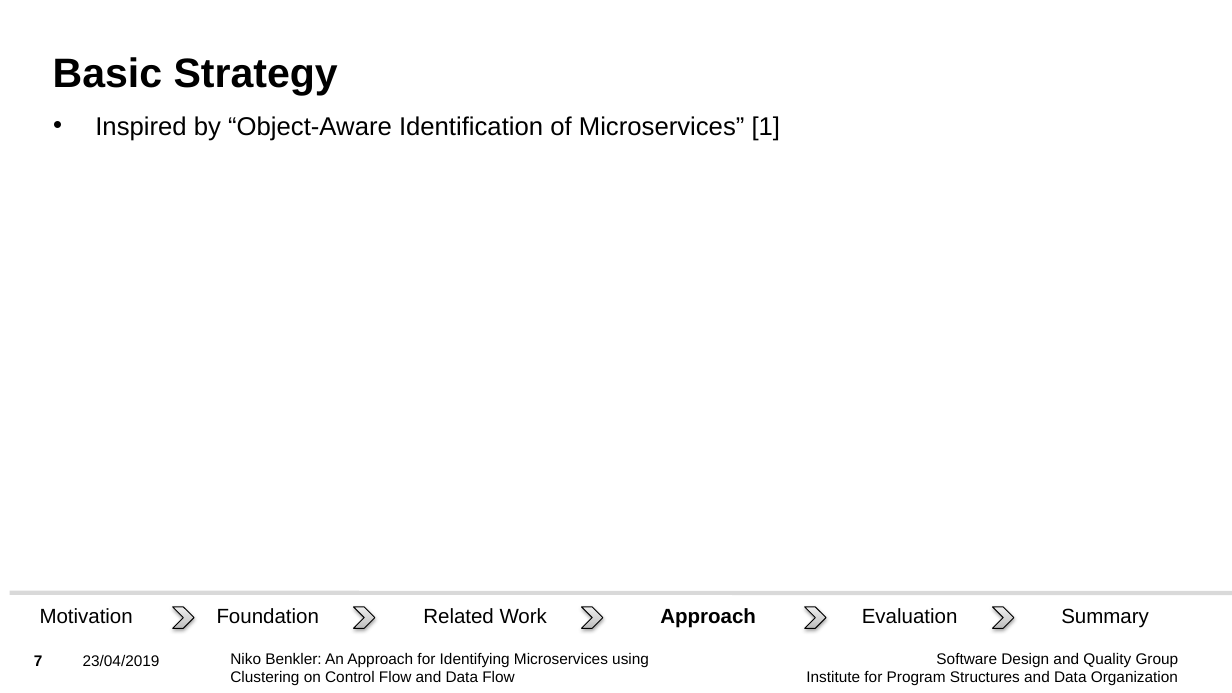
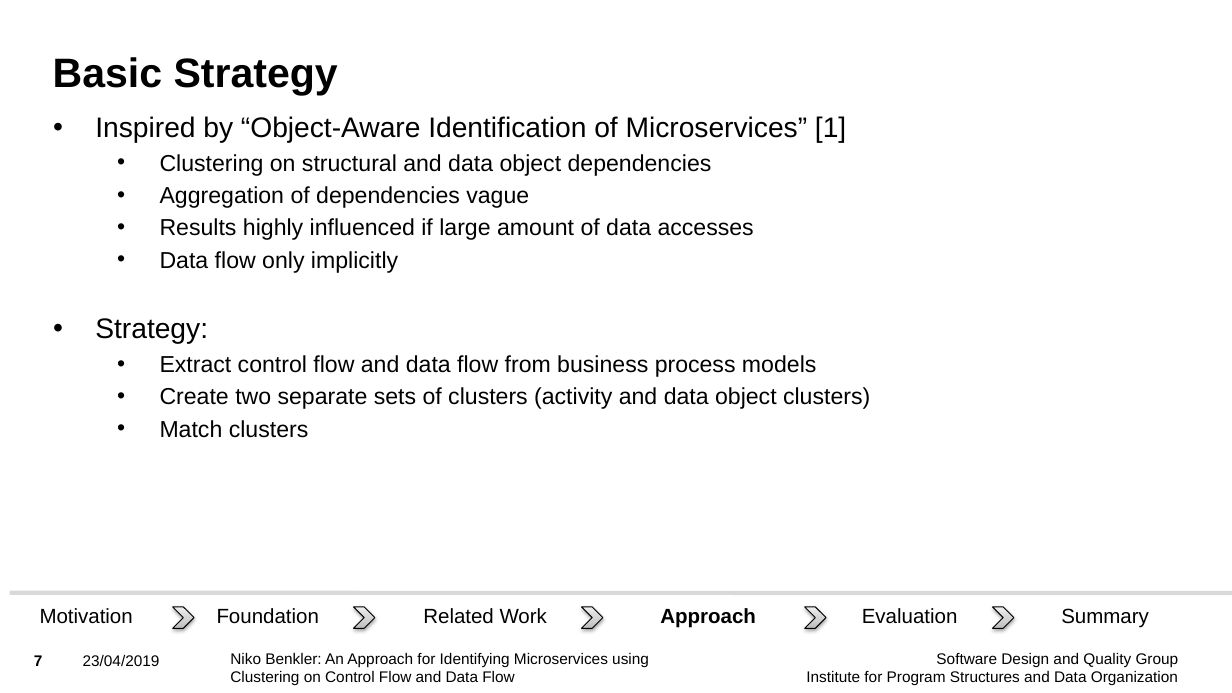
Before and after one commit to Benkler/BA, a slide deck: slide 7 of Vortrag/BA_Niko_Benkler_Presentation.pptx. Drawn at 1232x693 pixels with LibreOffice and Linux fonts; fonts in the diff are those of the drawing; background and template pictures are left out. Boxes give left, top, right and bottom in pixels: in the first picture for what was removed or moved away, otherwise in the second. Text is boxed around its words. In the diff, an @@ line names an element or a change of style, - is before the commit and + after.

```diff
--- a/Vortrag/BA_Niko_Benkler_Presentation.pptx
+++ b/Vortrag/BA_Niko_Benkler_Presentation.pptx
@@ text at [95, 116, 846, 143]: size 20 to 22 pt in "Inspired by “Object-Aware Identification of Microservices” [ ..." @@
@@ text at [160, 154, 870, 438]: paragraphs added @@
+  • Clustering on structural and data object dependencies
+  • Aggregation of dependencies vague
+  • Results highly influenced if large amount of data accesses
+  • Data flow only implicitly
+• Strategy:
+  • Extract control flow and data flow from business process models
+  • Create two separate sets of clusters (activity and data object clusters)
+  • Match clusters
```
Also in this commit, not shown: 16 other slides changed, 3 slides removed, 8 other files.
